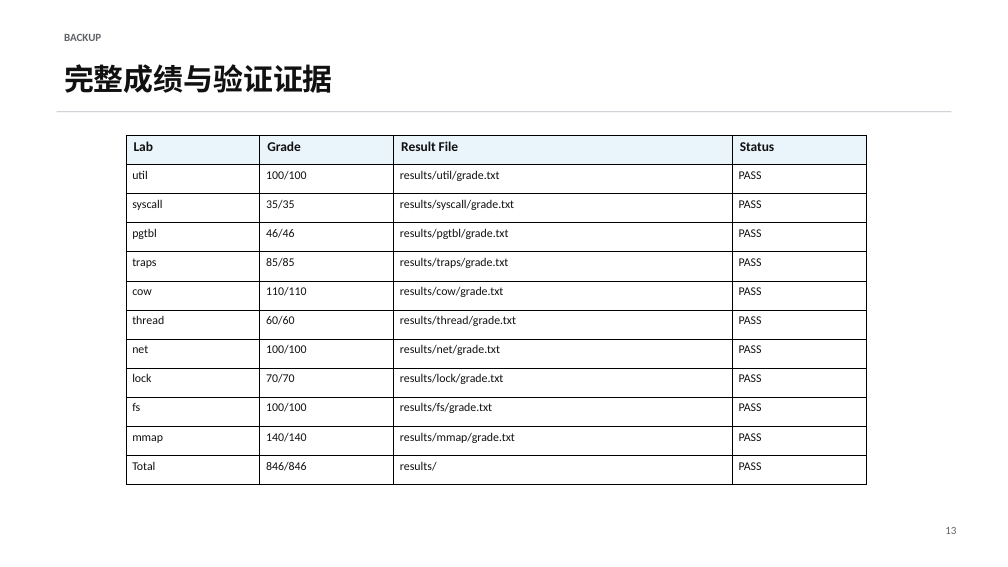
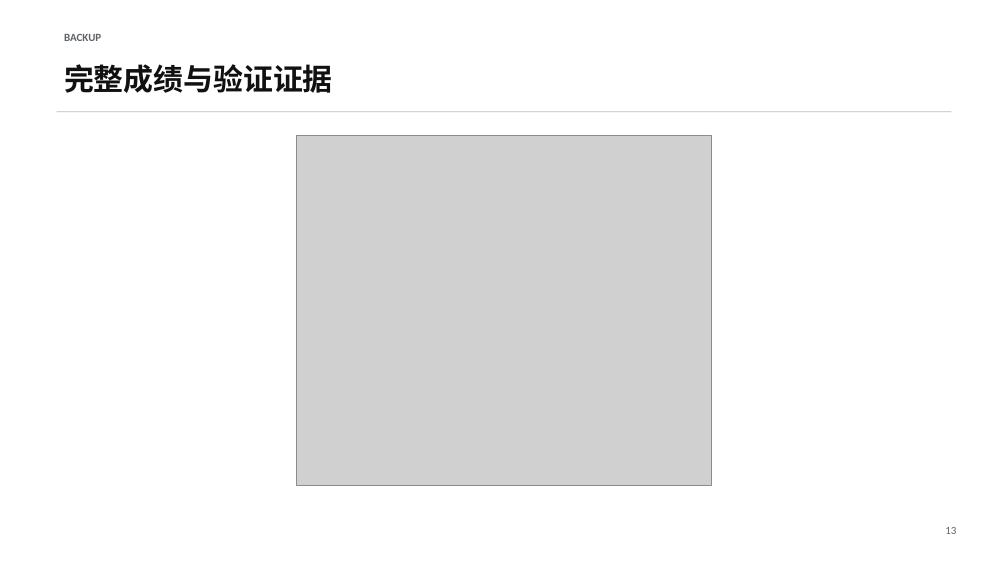
Before and after one commit to xuxiake0/xv6-os-course-project, a slide deck: slide 13 of deliverables/祝宸旭-操作系统课程设计答辩.pptx. Drawn at 1008x567 pixels with LibreOffice and Linux fonts; fonts in the diff are those of the drawing; grey boxes stand for pictures. Boxes give left, top, right and bottom in pixels: in the first picture for what was removed or moved away, otherwise in the second. Text is boxed around its words. In the diff, an @@ line names an element or a change of style, - is before the commit and + after.

```diff
--- a/deliverables/祝宸旭-操作系统课程设计答辩.pptx
+++ b/deliverables/祝宸旭-操作系统课程设计答辩.pptx
@@ table removed at [126,135,867,485], 12 rows, 4 columns @@
-Lab | Grade | Result File | Status
-util | 100/100 | results/util/grade.txt | PASS
-syscall | 35/35 | results/syscall/grade.txt | PASS
-pgtbl | 46/46 | results/pgtbl/grade.txt | PASS
-traps | 85/85 | results/traps/grade.txt | PASS
-cow | 110/110 | results/cow/grade.txt | PASS
-thread | 60/60 | results/thread/grade.txt | PASS
-net | 100/100 | results/net/grade.txt | PASS
-lock | 70/70 | results/lock/grade.txt | PASS
-fs | 100/100 | results/fs/grade.txt | PASS
-mmap | 140/140 | results/mmap/grade.txt | PASS
-Total | 846/846 | results/ | PASS
@@ picture added at [297,135,712,485] @@
```
Also in this commit, not shown: 1 other slide changed, 5 other files.
